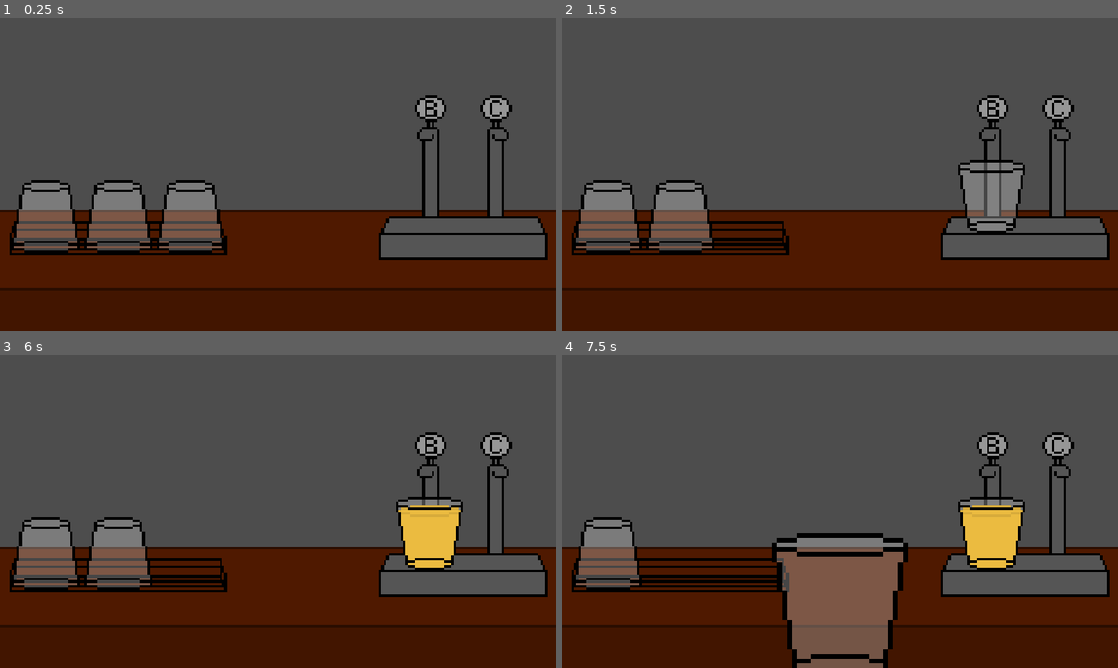
Above: before the commit, frames 1-4 (two rows, left to right).
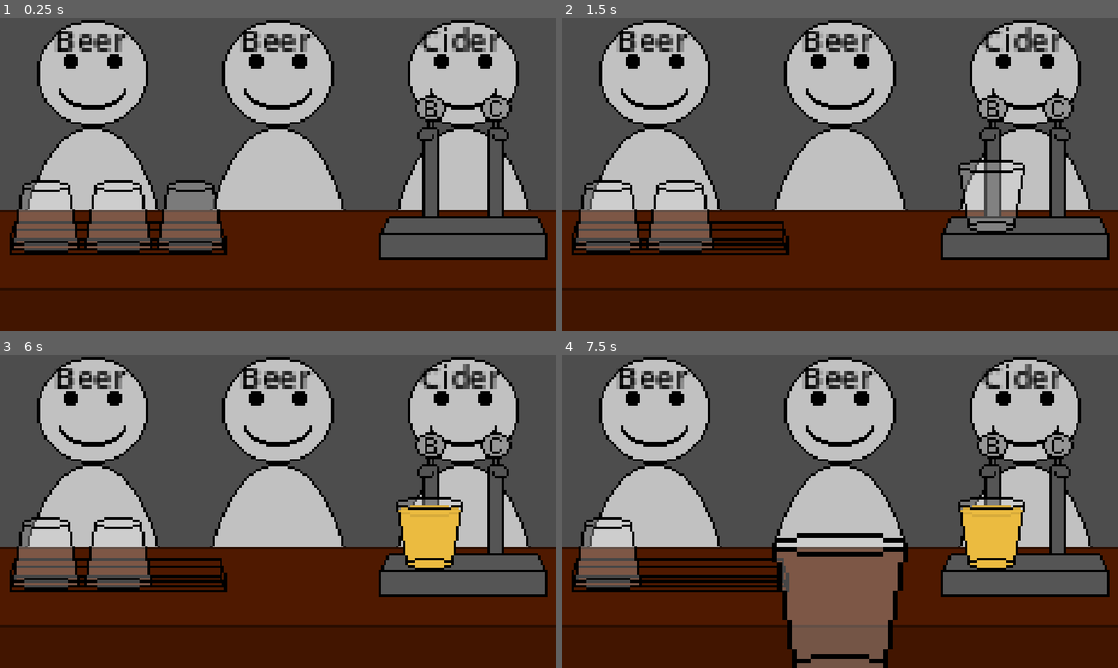
Above: after the commit, the same moments.

Repository: MJw0lf/ShiftGameJam
Game: Godot game, scene res://Scenes/test_scene.tscn
Two runs of this game, one before a commit and one after it. Both use one fixed random seed, a clock stepped at 60 frames per second and the inputs below. The project has no main scene, so this scene is started directly.
Inputs (mouse positions are in pixels of both pictures, inside the frame that each line leads up to):
- Up to frame 1 (0.25 s): no input
- Up to frame 2 (1.5 s): tap Enter (ui_accept) at 0.5, 0.77, 1.25 s; move the mouse to (678, 218) at 0.52 s; click (678, 218) at 0.6 s; move the mouse to (984, 208) at 1.27 s; click (984, 208) at 1.35 s
- Up to frame 3 (6 s): tap Enter (ui_accept) at 1.52, 2, 2.75, 3.02, 3.5, 3.77, 4.25, 4.52 s; move the mouse to (505, 545) at 2.02 s; click (505, 545) at 2.1 s; move the mouse to (428, 445) at 2.77 s; click (428, 445) at 2.85 s; move the mouse to (494, 445) at 3.52 s; click (494, 445) at 3.6 s; move the mouse to (111, 464) at 4.27 s; click (111, 464) at 4.35 s; move the mouse to (305, 511) at 5.02 s; click (305, 511) at 5.1 s; move the mouse to (194, 433) at 5.77 s; click (194, 433) at 5.85 s
- Up to frame 4 (7.5 s): tap Enter (ui_accept) at 6.02, 6.77 s; move the mouse to (962, 495) at 6.52 s; click (962, 495) at 6.6 s; move the mouse to (728, 527) at 7.27 s; click (728, 527) at 7.35 s

The runs differ from the first frame. In frame 1, 27% of the frame differs, in the area x 4-96%, y 0-62%; in frame 2, 27%; in frame 3, 26%; in frame 4, 26%.

Commit message:
Can give drink to person

Diff:
--- /dev/null
+++ b/Objects/person.tscn
@@ -0,0 +1,34 @@
+[gd_scene format=3 uid="uid://wub5da0lpl8q"]
+
+[ext_resource type="Texture2D" uid="uid://sqc8mirnnl8o" path="res://Textures/Placeholder/HumanPerson.png" id="1_oa6e5"]
+[ext_resource type="Script" uid="uid://dwm00xyb2sl87" path="res://Scripts/person_controller.gd" id="2_vxryx"]
+
+[sub_resource type="RectangleShape2D" id="RectangleShape2D_nk0g4"]
+size = Vector2(45.600006, 77.200005)
+
+[node name="HumanPerson" type="Sprite2D" unique_id=1921929907 groups=["Person"]]
+z_index = -2
+scale = Vector2(5, 5)
+texture = ExtResource("1_oa6e5")
+script = ExtResource("2_vxryx")
+
+[node name="DrinkLabel" type="Label" parent="." unique_id=638117343]
+offset_left = -32.2
+offset_top = -66.8
+offset_right = 30.8
+offset_bottom = -43.800003
+theme_override_colors/font_color = Color(0, 0, 0, 1)
+theme_override_font_sizes/font_size = 13
+text = "Nothing"
+horizontal_alignment = 1
+vertical_alignment = 1
+
+[node name="Area2D" type="Area2D" parent="." unique_id=1294893962]
+
+[node name="CollisionShape2D" type="CollisionShape2D" parent="Area2D" unique_id=816605468]
+position = Vector2(0, -25.399992)
+scale = Vector2(0.99999976, 0.99999976)
+shape = SubResource("RectangleShape2D_nk0g4")
+
+[connection signal="mouse_entered" from="Area2D" to="." method="_on_mouse_entered"]
+[connection signal="mouse_exited" from="Area2D" to="." method="_on_mouse_exited"]
--- a/Objects/taps.tscn
+++ b/Objects/taps.tscn
@@ -4,7 +4,7 @@
 [ext_resource type="Script" uid="uid://do7sv6fccar1d" path="res://Scripts/taps_controller.gd" id="2_5ps5a"]
 
 [sub_resource type="RectangleShape2D" id="RectangleShape2D_nk0g4"]
-size = Vector2(35, 41)
+size = Vector2(35, 30)
 
 [sub_resource type="CircleShape2D" id="CircleShape2D_nk0g4"]
 
@@ -15,13 +15,13 @@
 [node name="PlaceBeer" type="Area2D" parent="." unique_id=381183307]
 
 [node name="CollisionShape2D" type="CollisionShape2D" parent="PlaceBeer" unique_id=1007252319]
-position = Vector2(-17.5, 13.5)
+position = Vector2(-17.5, 19)
 shape = SubResource("RectangleShape2D_nk0g4")
 
 [node name="PlaceCider" type="Area2D" parent="." unique_id=907026649]
 
 [node name="CollisionShape2D" type="CollisionShape2D" parent="PlaceCider" unique_id=1192714230]
-position = Vector2(17.5, 13.5)
+position = Vector2(17.5, 19)
 shape = SubResource("RectangleShape2D_nk0g4")
 
 [node name="FillBeer" type="Area2D" parent="." unique_id=1567449591]
--- a/Scripts/drink_list.gd
+++ b/Scripts/drink_list.gd
@@ -22,3 +22,9 @@
 				return drink
 
 	return "NoDrink"
+
+func get_random_drink() -> String:
+	var random_drink : String = drinks.keys()[randi() % drinks.size()]
+	while random_drink == "Empty":
+		random_drink = drinks.keys()[randi() % drinks.size()]
+	return random_drink
--- /dev/null
+++ b/Scripts/person_controller.gd
@@ -0,0 +1,27 @@
+extends Sprite2D
+
+@onready var drink_label : Label = $DrinkLabel
+
+var can_be_clicked : bool = false
+
+var drink_wants : String = ""
+var gotten_drink : bool = false
+
+func _ready() -> void:
+	drink_wants = DrinkList.get_random_drink()
+	drink_label.text = drink_wants
+
+func _physics_process(delta: float) -> void:
+	if gotten_drink:
+		queue_free()
+
+func is_right_drink(given_drink : String) -> bool:
+	gotten_drink = drink_wants == given_drink
+
+	return gotten_drink
+
+func _on_mouse_entered() -> void:
+	can_be_clicked = true
+
+func _on_mouse_exited() -> void:
+	can_be_clicked = false
--- a/Scripts/scene_manager.gd
+++ b/Scripts/scene_manager.gd
@@ -6,24 +6,44 @@
 var glass_rack : Sprite2D
 var taps : Sprite2D
 
+var people : Array[Sprite2D] = []
+const people_pos : Array[Vector2] = [Vector2(192, 325), Vector2(576, 325), Vector2(960, 325)]
+@onready var person_instance : PackedScene = preload("res://Objects/person.tscn")
+
+var clicked : bool = false
+
 func _ready() -> void:
 	glass_rack = find_child("GlassRack")
 	taps = find_child("Taps")
 
+	add_people()
+
 func _physics_process(delta: float) -> void:
+	clicked = false
 	if Input.is_action_just_pressed("click"):
 		if glass_rack:
+			clicked = true
 			if glass_rack.can_be_clicked:
 				clicked_glass_rack()
-		if taps:
+			else:
+				clicked = false
+		if taps and !clicked:
+			clicked = true
 			if taps.can_click_place_beer:
 				clicked_taps_beer()
-			if taps.can_click_place_cider:
+			elif taps.can_click_place_cider:
 				clicked_taps_cider()
-			if taps.can_click_pour_beer:
+			elif taps.can_click_pour_beer:
 				taps.fill_beer()
-			if taps.can_click_pour_cider:
+			elif taps.can_click_pour_cider:
 				taps.fill_cider()
+			else:
+				clicked = false
+		if !clicked:
+			for person in people:
+				if person:
+					if person.can_be_clicked:
+						clicked_person(person)
 
 func clicked_glass_rack() -> void:
 	if hand_is_full():
@@ -55,10 +75,22 @@
 			in_hand = taps.pick_up_cider()
 			in_hand.set_in_hand()
 
+func clicked_person(person : Sprite2D) -> void:
+	if hand_is_full():
+		if person.is_right_drink(in_hand.current_drink):
+			empty_hand()
+
 func pick_up_glass() -> void:
 	if !hand_is_full():
 		in_hand = glass_instance.instantiate()
 		add_child(in_hand)
+
+func add_people() -> void:
+	for pos in people_pos:
+		var add_person : Sprite2D = person_instance.instantiate()
+		add_child(add_person)
+		add_person.position = pos
+		people.push_back(add_person)
 
 func hand_is_full() -> bool:
 	return in_hand != null
Not shown, added: Scripts/person_controller.gd.uid
Binary file added: Textures/Placeholder/HumanPerson.png
Not shown, added: Textures/Placeholder/HumanPerson.png.import
